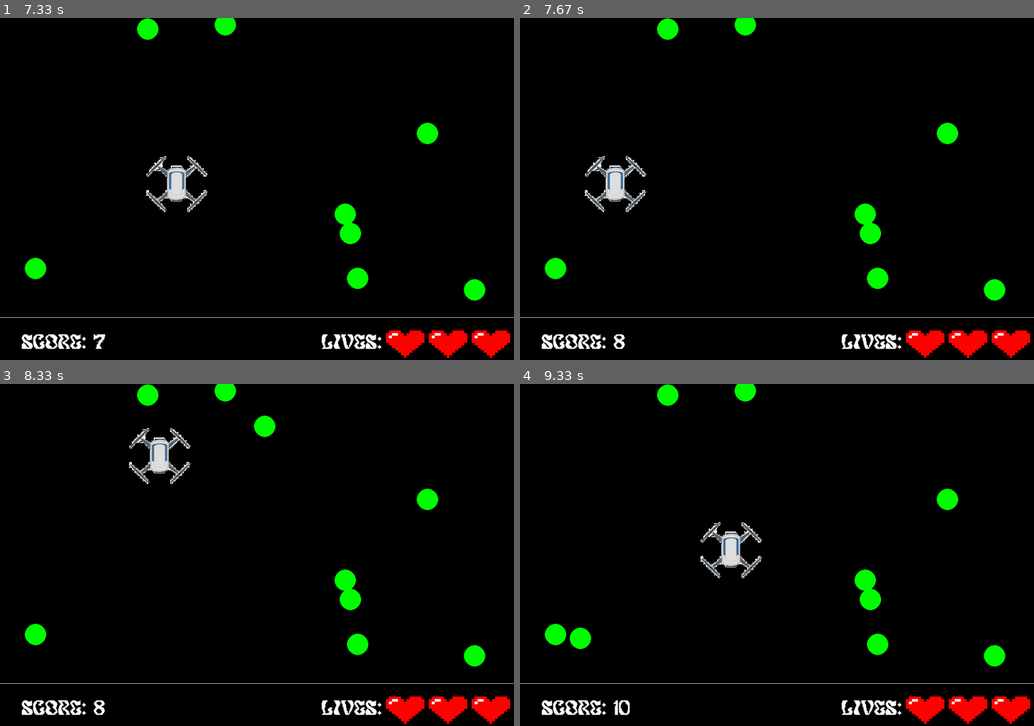
Above: before the commit, frames 1-4 (two rows, left to right).
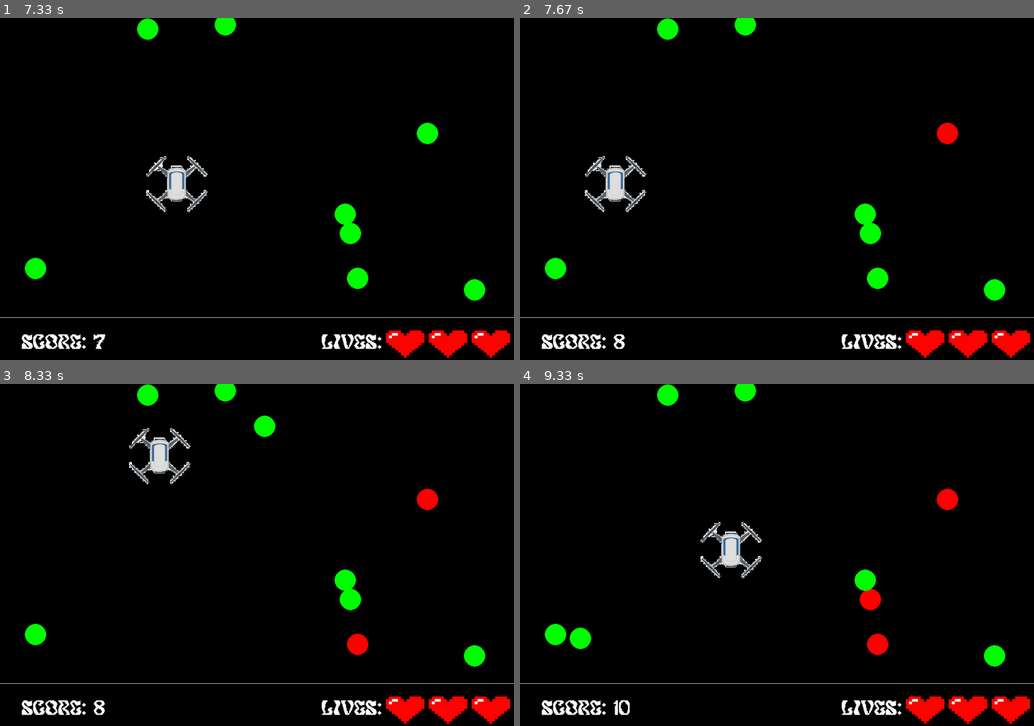
Above: after the commit, the same moments.

Repository: rigvedepur/Fll-Pygame
Game: pygame game, started from game.py
Same seed, same stepped clock (60 frames per second), same inputs: the game is played once before the commit and once after it.
Inputs:
- Up to frame 1 (7.33 s): hold Right 0.33-0.8 s; hold Up 0.83-1.13 s; hold Right 1.17-1.63 s; hold Left 1.67-2.2 s; hold Down 2.23-2.53 s; hold Left 2.57-2.97 s; hold Up 3-3.37 s; hold Right 3.4-4.03 s; hold Down 4.07-4.43 s; hold Left 4.47-4.93 s; hold Right 4.97-5.43 s; hold Up 5.47-5.77 s; hold Right 5.8-6.27 s; hold Left 6.3-6.83 s; hold Down 6.87-7.17 s; hold Left from 7.2 s (still down)
- Up to frame 2 (7.67 s): release Left at 7.6 s; hold Up from 7.63 s (still down)
- Up to frame 3 (8.33 s): release Up at 8 s; hold Right from 8.03 s (still down)
- Up to frame 4 (9.33 s): release Right at 8.67 s; hold Down 8.7-9.07 s; hold Left from 9.1 s (still down)

Frame 1 is identical in both runs. In frame 2, 0.2% of the frame differs, in the area x 81-86%, y 30-37%; in frame 3, 0.4%; in frame 4, 0.6%, in the area x 66-86%, y 30-80%.

Commit message:
ball turns red 2 seconds before destroyed

Diff:
--- a/game.py
+++ b/game.py
@@ -1,5 +1,6 @@
 import pygame
 import random
+import time
 
 pygame.init()
 pygame.font.init()
@@ -46,6 +47,7 @@
             self.y = y
             self.radius = radius
             self.color = color
+            self.creation_time = time.time()
 
 
         def draw(self, screen):
@@ -103,6 +105,13 @@
         for ball in balls:
             ball.draw(screen)
 
+    current_time = time.time()
+    for ball in balls:
+        # Check if the ball should turn red (2 seconds before disappearing)
+        if current_time - ball.creation_time >= 7:  # 9 seconds - 2 seconds = 7 seconds
+            ball.color = (255, 0, 0)  # Change color to red
+        ball.draw(screen)
+
     if moving_left and player_pos[0] > 0:
         player_pos[0] -= 10
     if moving_right and player_pos[0] < screen.get_width() - player.get_width():
@@ -142,6 +151,7 @@
             create_random_ball()
             print(f"Number of balls: {len(balls)}")
 
+
         for ball in balls:
             if event.type == ball.TIMEREVENT:
                 balls.remove(ball)
